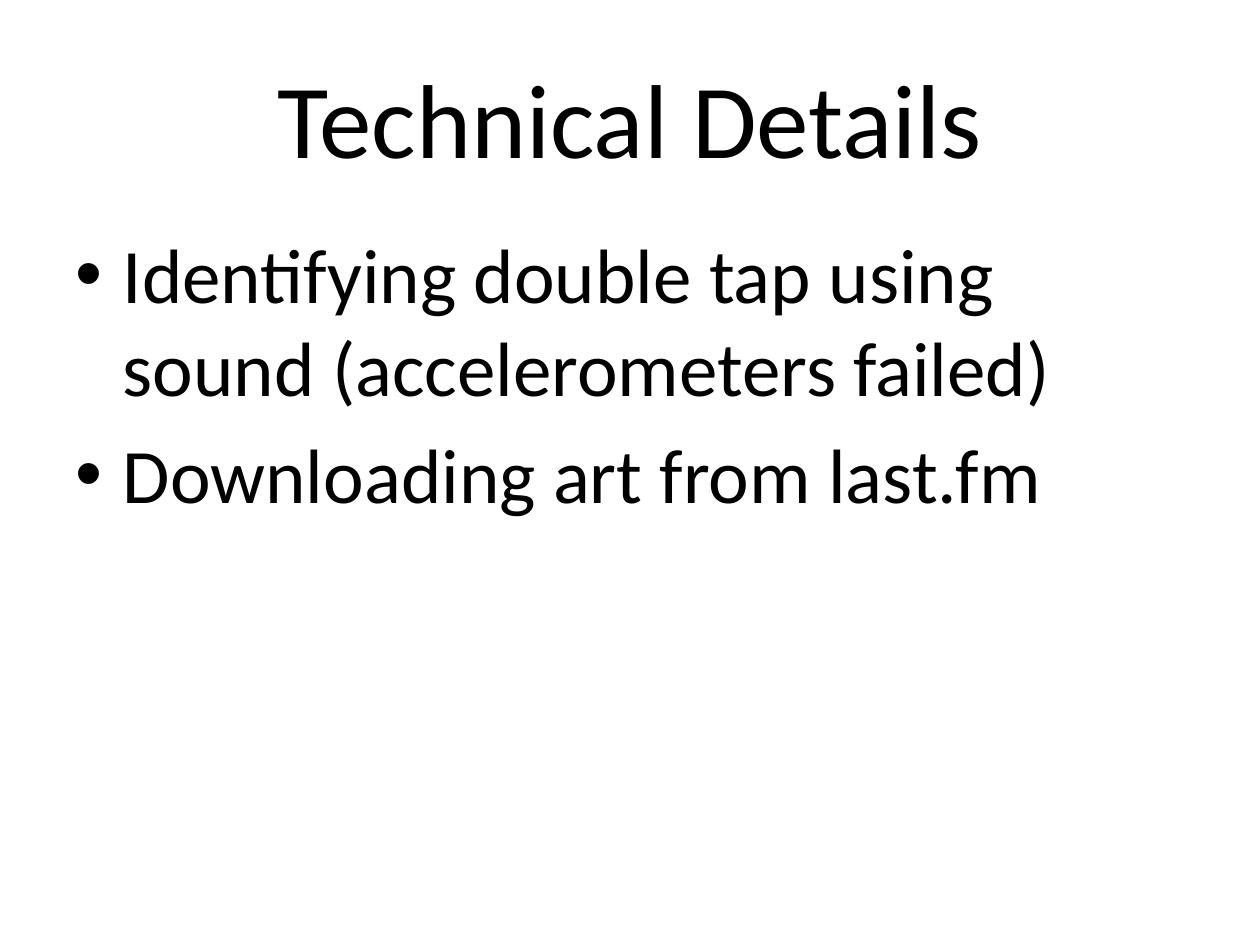
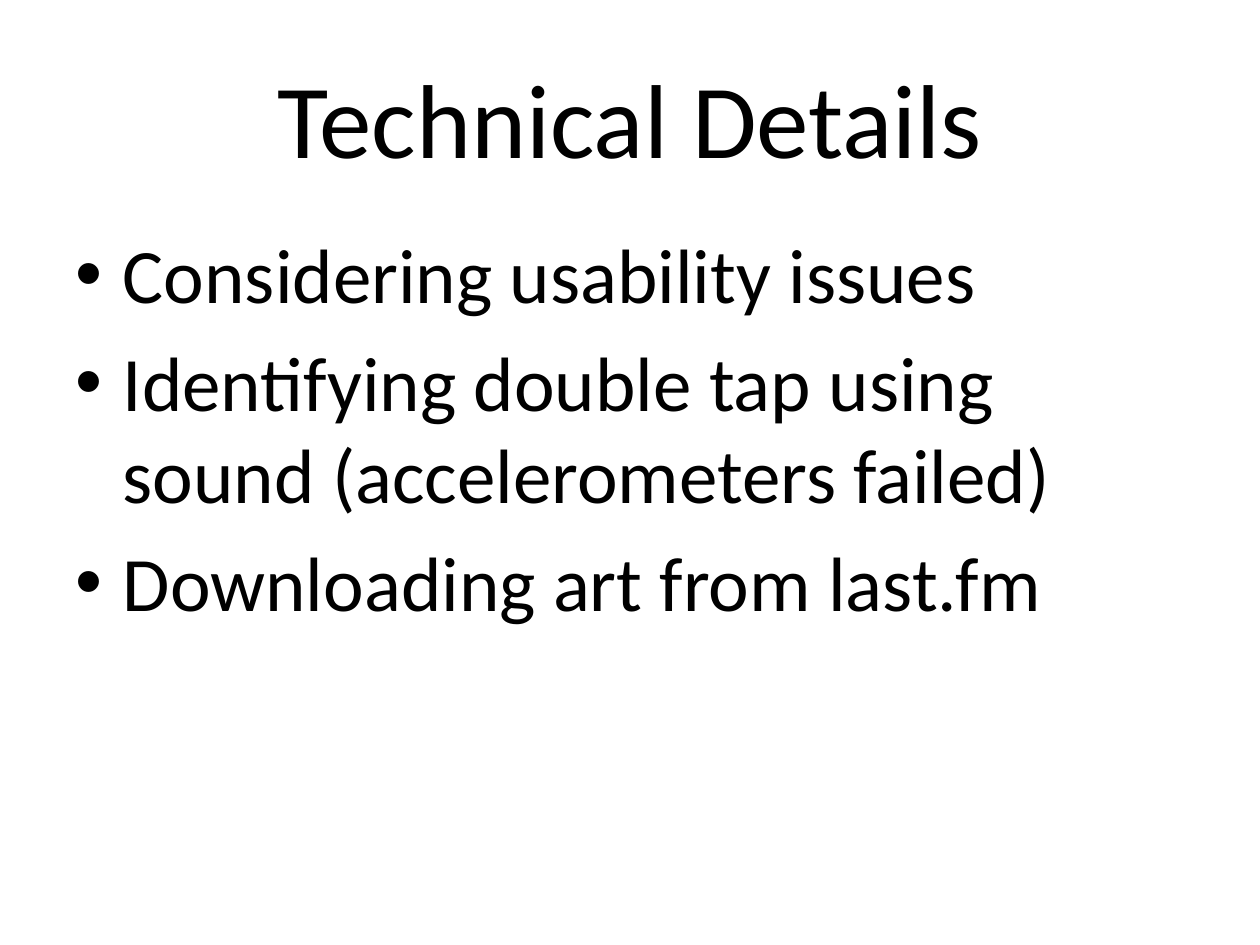
Before and after one commit to OpherV/kinoplayer, a slide deck: slide 6 of Docs/Presentation/Kino.pptx. Drawn at 1260x945 pixels with LibreOffice and Linux fonts; fonts in the diff are those of the drawing. Boxes give left, top, right and bottom in pixels: in the first picture for what was removed or moved away, otherwise in the second. Text is boxed around its words. In the diff, an @@ line names an element or a change of style, - is before the commit and + after.

```diff
--- a/Docs/Presentation/Kino.pptx
+++ b/Docs/Presentation/Kino.pptx
@@ text at [123, 249, 976, 317]: paragraph added @@
+• Considering usability issues
```
Also in this commit, not shown: 3 other slides changed.
